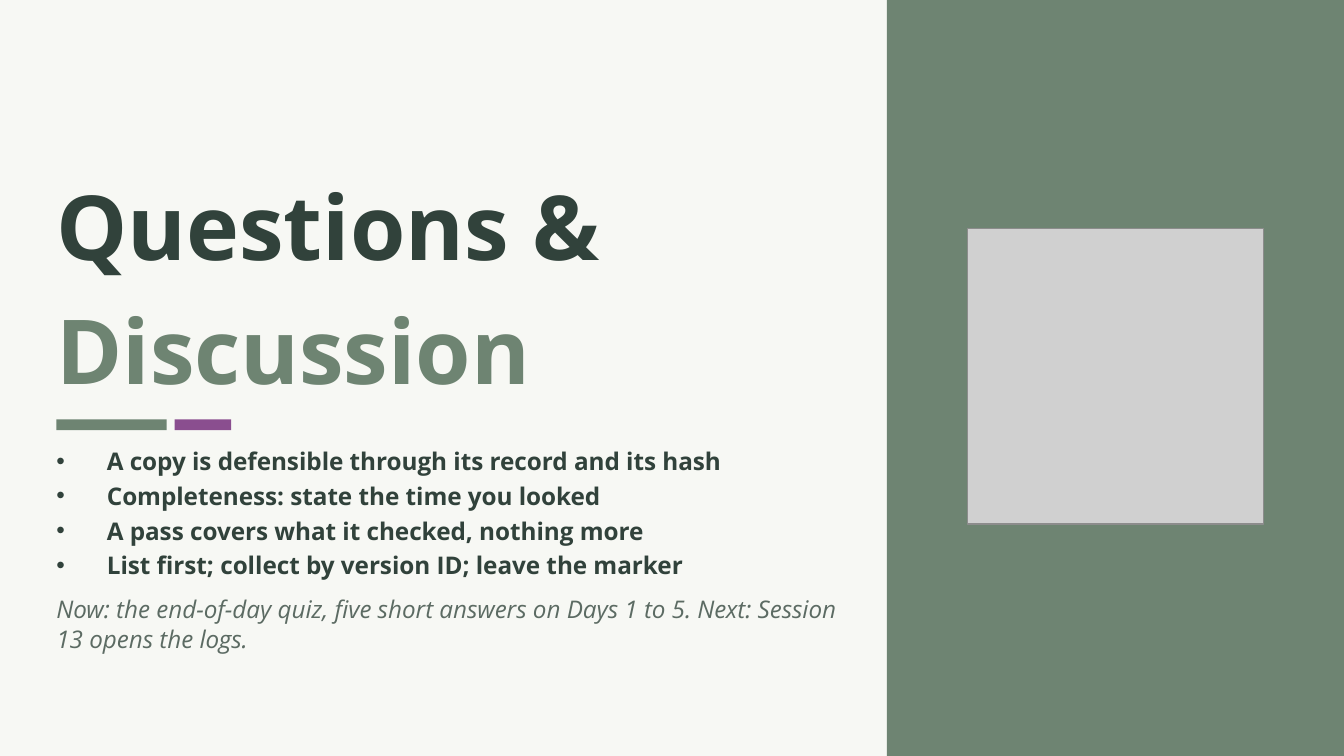
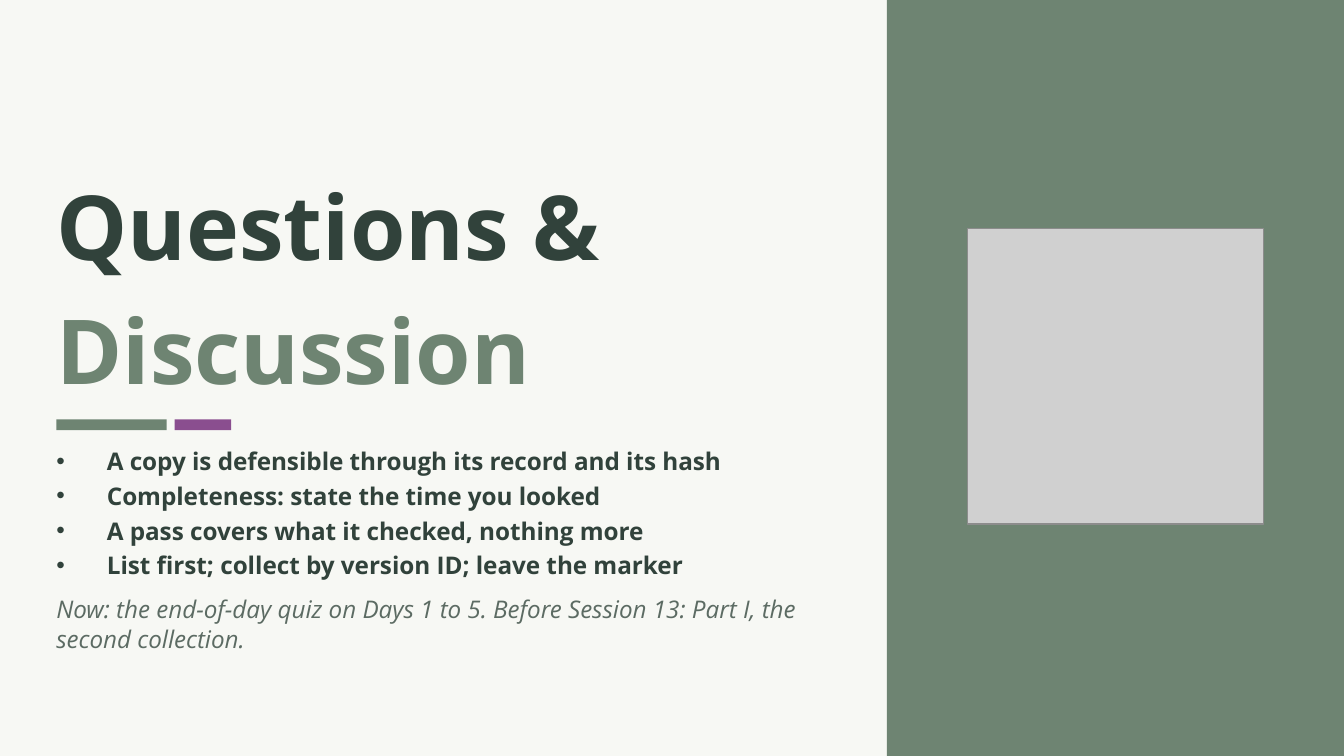
Before and after one commit to nirangadh/BScEHNS-Data-Recovery-and-Advanced-Digital-Forensic-Analysis, a slide deck: slide 18 of sessions/s12/slides/s12-cloud-collection.pptx. Drawn at 1344x756 pixels with LibreOffice and Linux fonts; fonts in the diff are those of the drawing; grey boxes stand for pictures. Boxes give left, top, right and bottom in pixels: in the first picture for what was removed or moved away, otherwise in the second. Text is boxed around its words. In the diff, an @@ line names an element or a change of style, - is before the commit and + after.

```diff
--- a/sessions/s12/slides/s12-cloud-collection.pptx
+++ b/sessions/s12/slides/s12-cloud-collection.pptx
@@ text at [56, 599, 796, 649]: text changed @@
-Now: the end-of-day quiz, five short answers on Days 1 to 5. Next: Session 13 opens the logs.
+Now: the end-of-day quiz on Days 1 to 5. Before Session 13: Part I, the second collection.
```
Also in this commit, not shown: 2 other slides changed, 2 other files.
